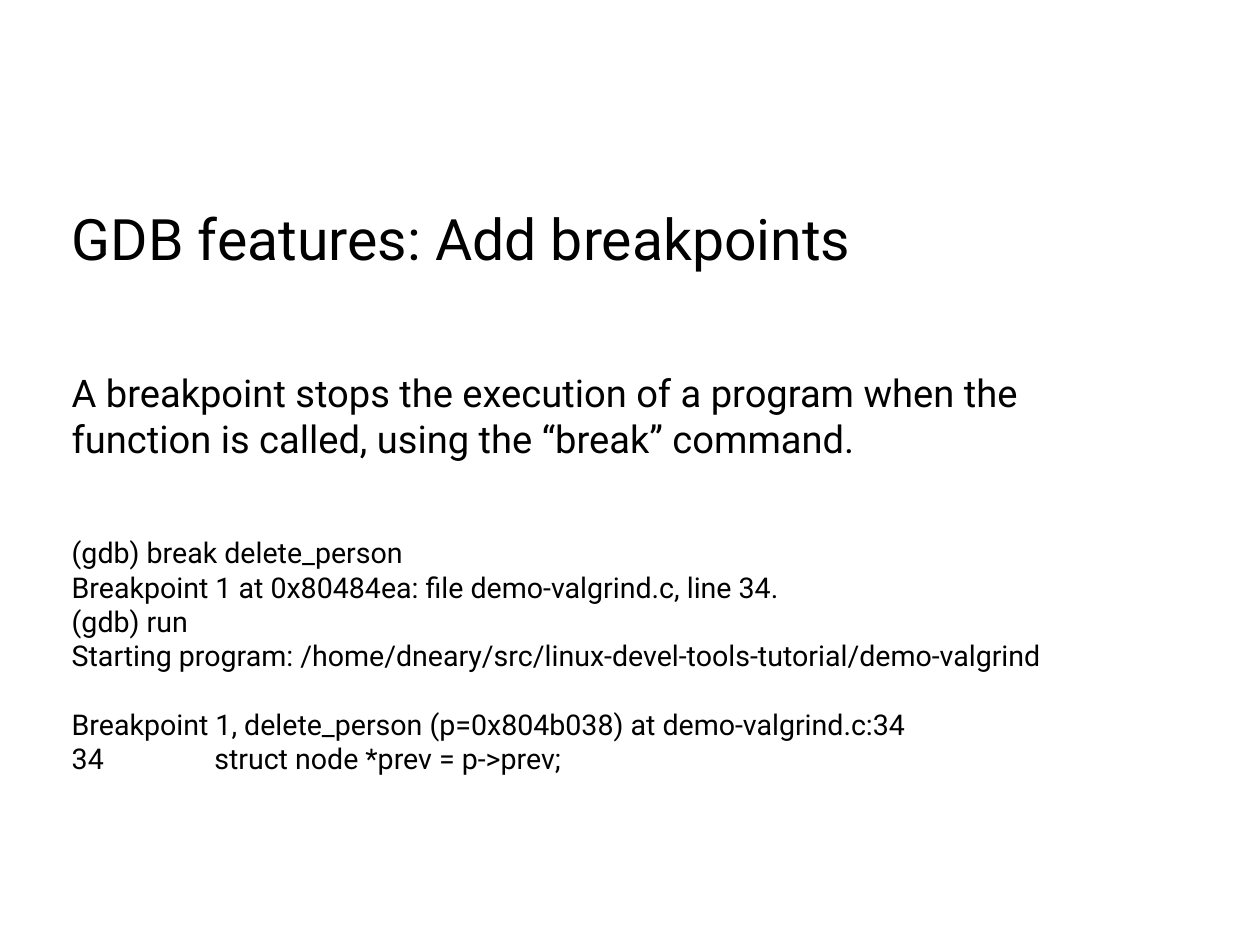
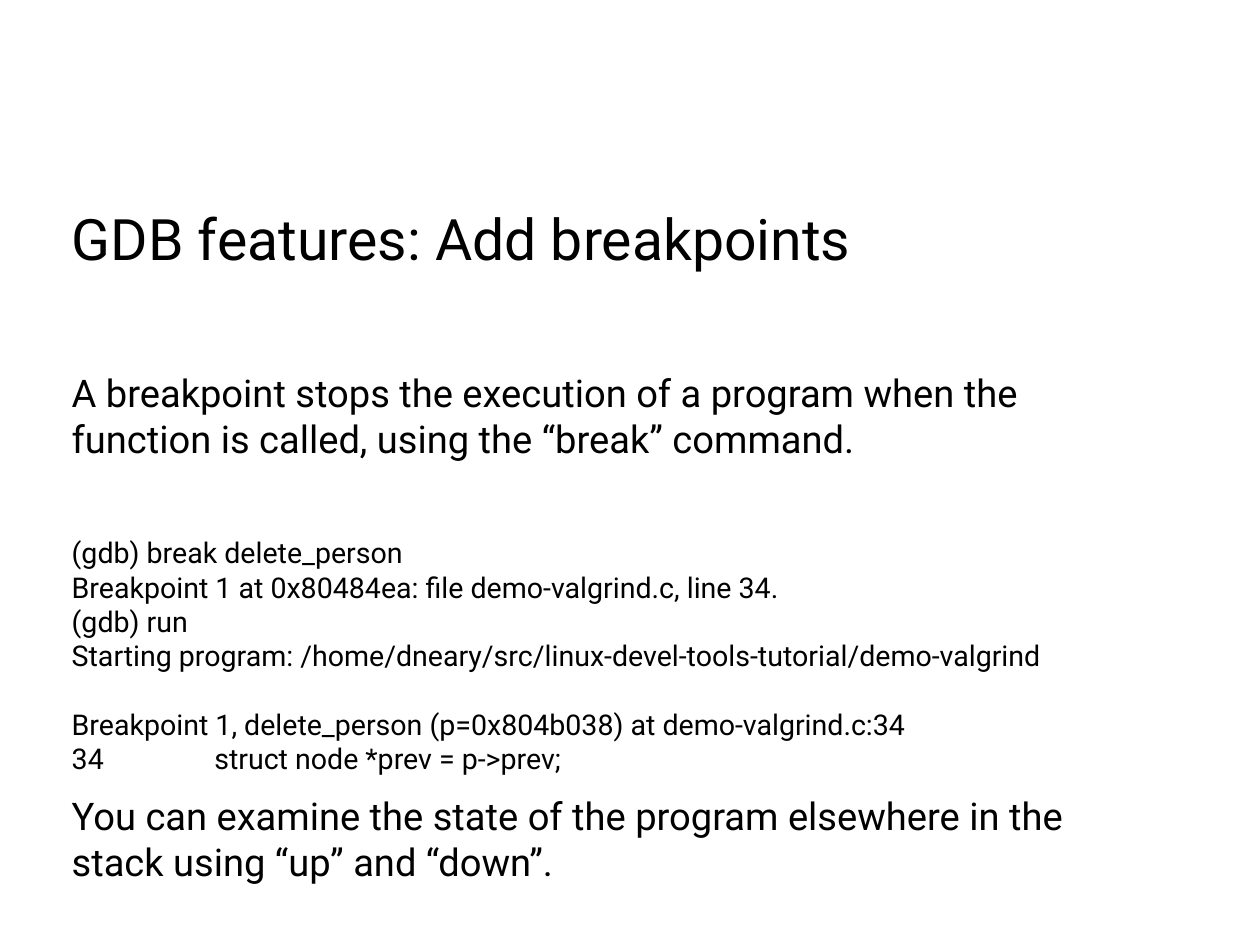
Before and after one commit to dneary/linux-devel-tools-tutorial, a slide deck: slide 8 of Linux Devtools.odp. Drawn at 1260x945 pixels with LibreOffice and Linux fonts; fonts in the diff are those of the drawing. Boxes give left, top, right and bottom in pixels: in the first picture for what was removed or moved away, otherwise in the second. Text is boxed around its words. In the diff, an @@ line names an element or a change of style, - is before the commit and + after.

```diff
--- a/Linux Devtools.odp
+++ b/Linux Devtools.odp
@@ text added at (x1=72, y1=801, x2=1063, y2=884), 24 pt, text #000000 @@
+You can examine the state of the program elsewhere in the stack using “up” and “down”.
```
Also in this commit, not shown: 1 other slide changed, 11 slides added, 1 slide removed, 2 other files.
